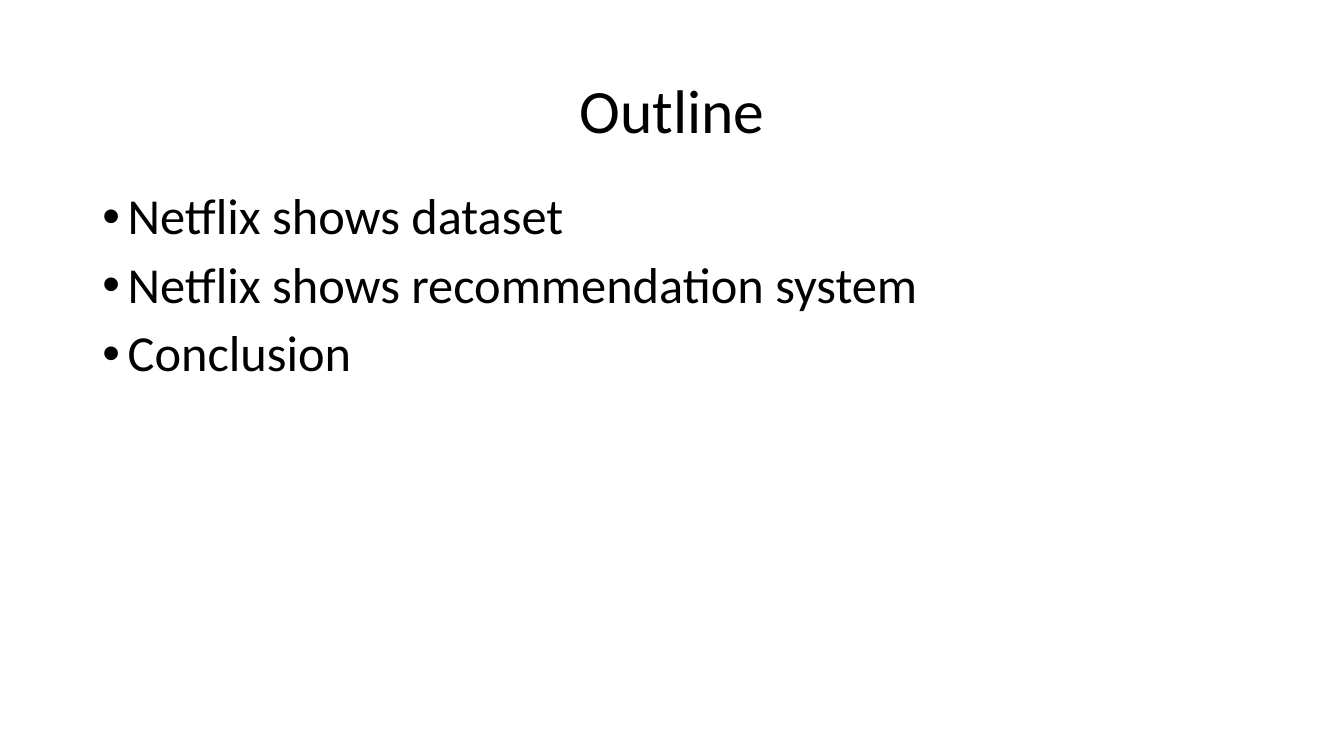
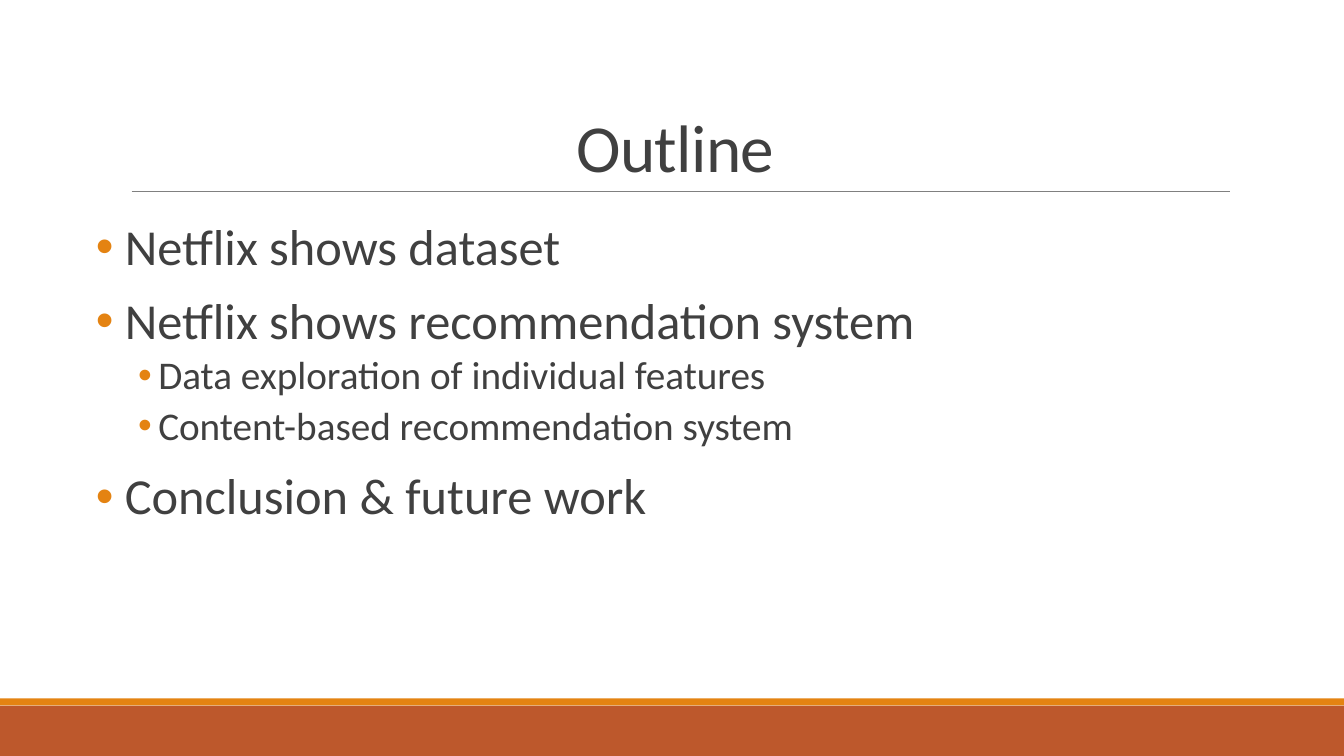
Before and after one commit to eegshou/proj5, a slide deck: slide 2 of Presentation_project5.pptx. Drawn at 1344x756 pixels with LibreOffice and Linux fonts; fonts in the diff are those of the drawing. Boxes give left, top, right and bottom in pixels: in the first picture for what was removed or moved away, otherwise in the second. Text is boxed around its words. In the diff, an @@ line names an element or a change of style, - is before the commit and + after.

```diff
--- a/Presentation_project5.pptx
+++ b/Presentation_project5.pptx
@@ title "Outline": place and size @@
-title "Outline" at [579,90,764,134]
+title "Outline" at [577,125,774,173]
@@ title "Outline" at [577,125,774,173]: size 44 to 48 pt, text colour #000000 to #404040, letter spacing 0 to -0.5 pt; line spacing 0.9 to 0.85; vertical alignment middle to bottom @@
@@ line added from (132, 192) to (1231, 192), #808080 0.5 pt @@
@@ text "Netflix shows dataset": place and size @@
-text "Netflix shows dataset" at [128,199,917,372]
+text "Netflix shows dataset" at [125,230,914,515]
@@ text at [125,230,914,347]: text colour #000000 to #404040 in "Netflix shows dataset", "Netflix shows recommendation system"; indent changed; more space between paragraphs @@
@@ text at [125,361,793,515]: text changed; size 36 to 28 pt; text colour #000000 to #404040 @@
-• Conclusion
+    • Data exploration of individual features
+    • Content-based recommendation system
+• Conclusion & future work
@@ rectangle added at [0,706,1344,756], fill #BD582C @@
@@ rectangle added at [0,699,1344,706], fill #E48312 @@
```
Also in this commit, not shown: 6 other slides changed, 4 slides added, 3 slides removed, 3 other files.
